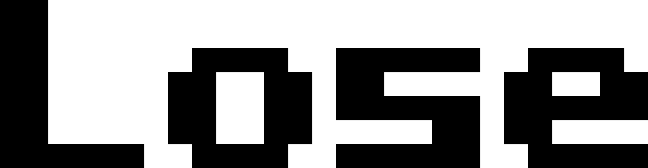
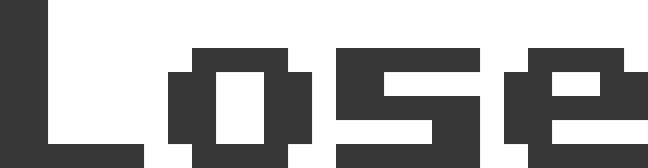
Revision of a layered 648×168 image; what changed, layer by layer:
painted on "Lose" over [0, 0, 648, 168]
